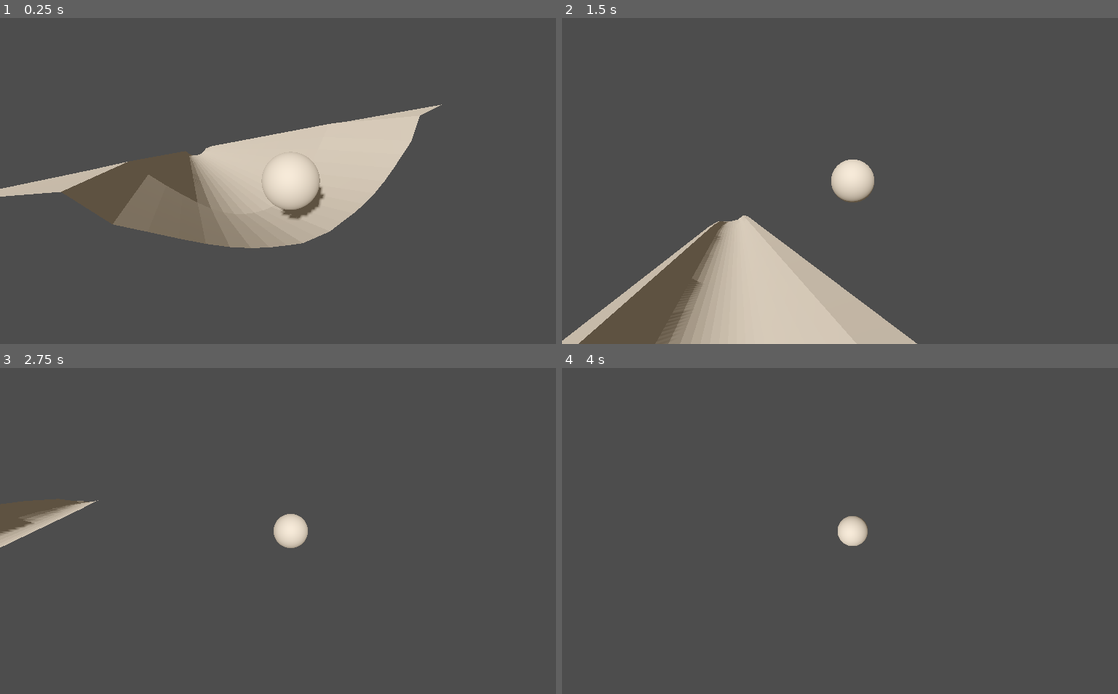
Above: before the commit, frames 1-4 (two rows, left to right).
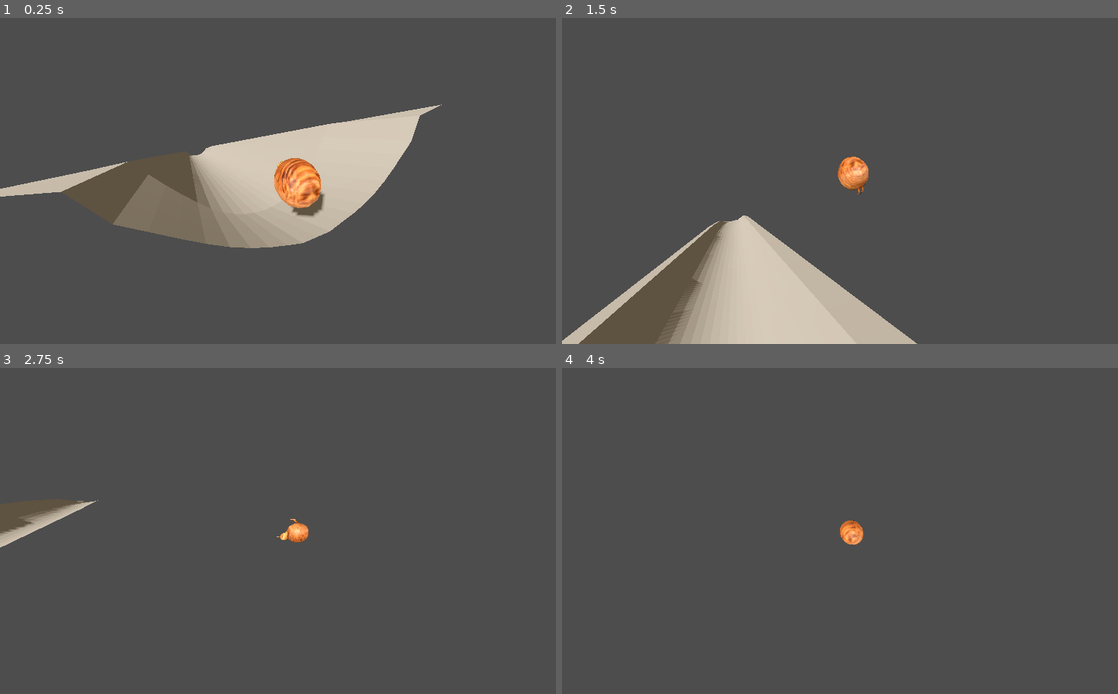
Above: after the commit, the same moments.

Repository: MelissaEPFL/OrbitalGameJam2026
Game: Godot game, scene res://Character/test.tscn
Two runs of this game, one before a commit and one after it. Both use one fixed random seed, a clock stepped at 60 frames per second and the inputs below.
Inputs:
- Up to frame 1 (0.25 s): no input
- Up to frame 2 (1.5 s): hold Right (ui_right) 0.53-1.28 s; hold Q (elasticity_down) from 1.28 s (still down)
- Up to frame 3 (2.75 s): release Q (elasticity_down) at 2.03 s; hold Right (ui_right) from 2.03 s (still down)
- Up to frame 4 (4 s): release Right (ui_right) at 2.78 s; hold E (elasticity_up) 2.78-3.53 s; hold Left (ui_left) from 3.53 s (still down)

The runs differ from the first frame. In frame 1, 1.2% of the frame differs, in the area x 46-59%, y 42-62%; in frame 2, 0.8%; in frame 3, 0.5%; in frame 4, 0.4%.

Commit message:
kiwi inflating

Diff:
--- a/orbital-game-jam-2026/Character/kiwi_ball.tscn
+++ b/orbital-game-jam-2026/Character/kiwi_ball.tscn
@@ -2,14 +2,13 @@
 
 [ext_resource type="Script" uid="uid://spogwu5jc71p" path="res://Character/player_controller.gd" id="1_60gpb"]
 [ext_resource type="Script" uid="uid://josc06anji0a" path="res://Character/camera_3d.gd" id="2_q7fk2"]
+[ext_resource type="PackedScene" uid="uid://d0hwmjc5n33bk" path="res://Character/kiwi_texture.tscn" id="4_pfjbn"]
 
 [sub_resource type="PhysicsMaterial" id="PhysicsMaterial_q7fk2"]
 friction = 0.1
 bounce = 0.5
 
 [sub_resource type="SphereShape3D" id="SphereShape3D_gg6mq"]
-
-[sub_resource type="SphereMesh" id="SphereMesh_60gpb"]
 
 [node name="KiwiBall" type="Node3D" unique_id=355434633]
 
@@ -22,8 +21,8 @@
 shape = SubResource("SphereShape3D_gg6mq")
 debug_color = Color(17.835724, 0, 16.215857, 1)
 
-[node name="MeshInstance3D" type="MeshInstance3D" parent="RigidBody3D" unique_id=100377519]
-mesh = SubResource("SphereMesh_60gpb")
+[node name="kiwi-simplem" parent="RigidBody3D" unique_id=1998204434 instance=ExtResource("4_pfjbn")]
+transform = Transform3D(-0.25, 0, 2.1855694e-08, 0, 0.25, 0, -2.1855694e-08, 0, -0.25, 0, 0.13634282, -0.1538351)
 
 [node name="Camera3D" type="Camera3D" parent="." unique_id=1528207547 node_paths=PackedStringArray("target")]
 transform = Transform3D(1, 0, 0, 0, 0.7470909, 0.664722, 0, -0.664722, 0.7470909, 0, 1.349545, 1.9490938)
--- /dev/null
+++ b/orbital-game-jam-2026/Character/kiwi_inflate.gd
@@ -0,0 +1,58 @@
+extends MeshInstance3D
+
+var original_mesh: ArrayMesh
+var sphere_radius: float
+var last_elasticity: float = -1.0
+
+func _ready():
+	call_deferred("_init_mesh")
+
+func _init_mesh():
+	var rigid_body = get_parent().get_parent()  # Node3D → RigidBody3D
+
+	# Get sphere radius from CollisionShape3D (direct child of RigidBody3D)
+	var collision_shape = rigid_body.get_node("CollisionShape3D")
+	var world_radius = collision_shape.shape.radius
+	sphere_radius = world_radius / (rigid_body.scale.x * get_parent().scale.x * scale.x)
+
+	# Convert imported mesh to ArrayMesh
+	var imported = mesh
+	var array_mesh = ArrayMesh.new()
+	for surface in range(imported.get_surface_count()):
+		array_mesh.add_surface_from_arrays(
+			Mesh.PRIMITIVE_TRIANGLES,
+			imported.surface_get_arrays(surface)
+		)
+
+		# Copy the material from each surface
+		var material = imported.surface_get_material(surface)
+		array_mesh.surface_set_material(surface, material)
+
+	original_mesh = array_mesh
+
+	# Initial inflation using elasticity
+	var elasticity = rigid_body.elasticity
+	mesh = inflate_toward_sphere(original_mesh, sphere_radius, elasticity)
+	last_elasticity = elasticity
+
+
+func _process(_delta):
+	var rigid_body = get_parent().get_parent()
+	var current = rigid_body.elasticity
+	if current != last_elasticity:
+		last_elasticity = current
+		mesh = inflate_toward_sphere(original_mesh, sphere_radius, current)
+
+
+func inflate_toward_sphere(original: ArrayMesh, radius: float, t: float) -> ArrayMesh:
+	var mdt = MeshDataTool.new()
+	mdt.create_from_surface(original, 0)
+
+	for i in range(mdt.get_vertex_count()):
+		var vertex = mdt.get_vertex(i)
+		var on_sphere = vertex.normalized() * radius
+		mdt.set_vertex(i, vertex.lerp(on_sphere, t))
+
+	var new_mesh = ArrayMesh.new()
+	mdt.commit_to_surface(new_mesh)
+	return new_mesh
--- /dev/null
+++ b/orbital-game-jam-2026/Character/kiwi_texture.tscn
@@ -0,0 +1,9 @@
+[gd_scene format=3 uid="uid://d0hwmjc5n33bk"]
+
+[ext_resource type="PackedScene" uid="uid://bckuain5eq5xs" path="res://Character/kiwi-simplem.glb" id="1_b12tl"]
+[ext_resource type="Script" uid="uid://byhbvbkfssafq" path="res://Character/kiwi_inflate.gd" id="2_qfdkb"]
+
+[node name="kiwi-simplem" unique_id=1998204434 instance=ExtResource("1_b12tl")]
+
+[node name="Sphere" parent="." index="0" unique_id=1908459]
+script = ExtResource("2_qfdkb")
Not shown, added: orbital-game-jam-2026/Character/kiwi_inflate.gd.uid
